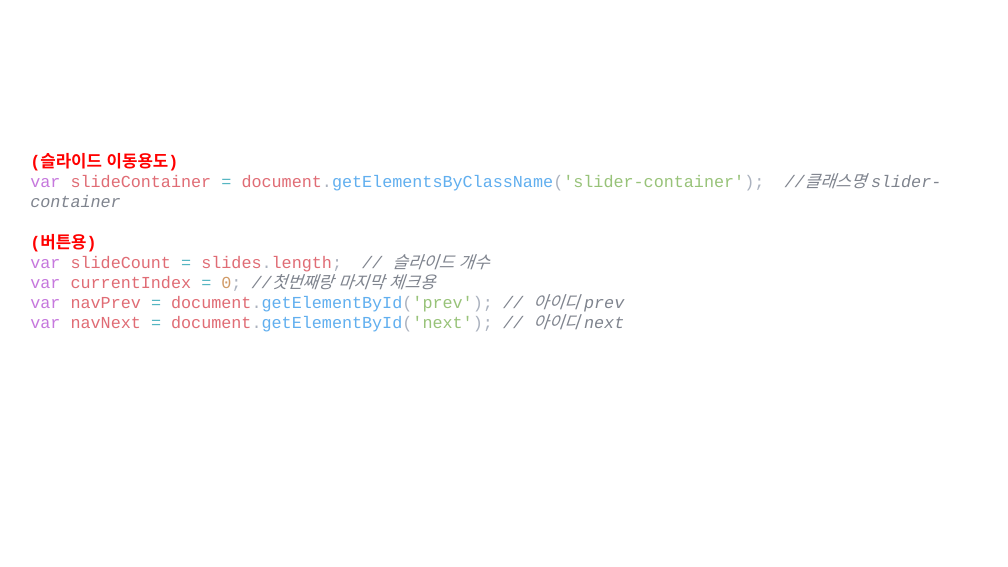
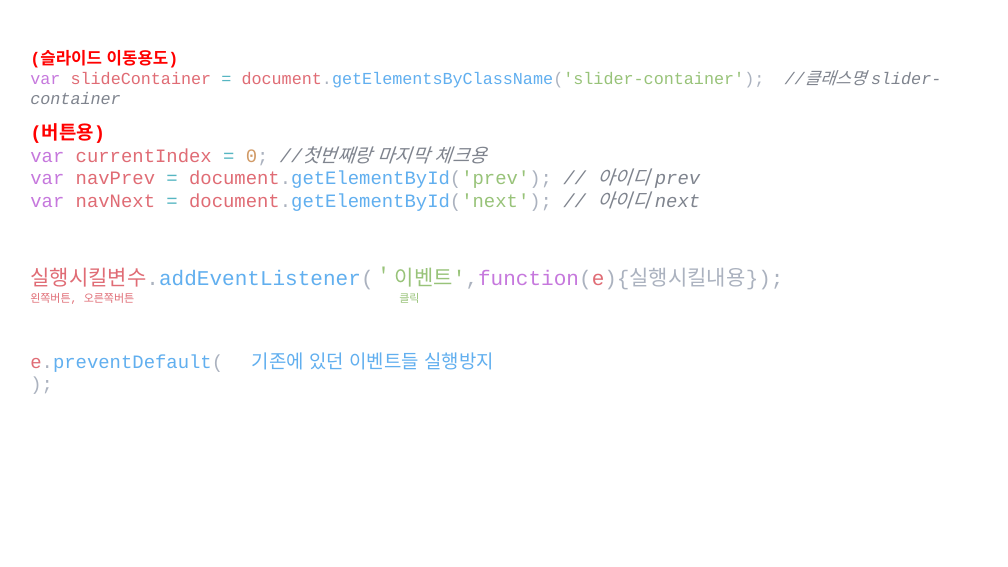
Before and after one commit to lsh58/Javascript, a slide deck: slide 2 of study/ex03_제작/추가내용.pptx (slide 1 before the commit). Drawn at 1008x567 pixels with LibreOffice and Linux fonts; fonts in the diff are those of the drawing. Boxes give left, top, right and bottom in pixels: in the first picture for what was removed or moved away, otherwise in the second. Text is boxed around its words. In the diff, an @@ line names an element or a change of style, - is before the commit and + after.

```diff
--- a/study/ex03_제작/추가내용.pptx
+++ b/study/ex03_제작/추가내용.pptx
@@ text "(슬라이드 이동용도)": place and size @@
-text "(슬라이드 이동용도)" at (30,153,765,332)
+text "(슬라이드 이동용도)" at (30,50,941,88)
@@ text added at (30,126,700,211), 18 pt, text #E06C75 @@
+(버튼용)
+var currentIndex = 0; //첫번째랑 마지막 체크용
+var navPrev = document.getElementById('prev'); // 아이디 prev
+var navNext = document.getElementById('next'); // 아이디 next
@@ text at (30,235,624,332): paragraphs removed @@
-(버튼용)
-var slideCount = slides.length; // 슬라이드 개수
-var currentIndex = 0; //첫번째랑 마지막 체크용
-var navPrev = document.getElementById('prev'); // 아이디 prev
-var navNext = document.getElementById('next'); // 아이디 next
@@ text added at (30,266,783,289), 20 pt, text #61AFEF @@
+실행시킬변수.addEventListener(＇이벤트',function(e){실행시킬내용});
@@ text added at (30,293,134,304), 10.5 pt, text #E06C75 @@
+왼쪽버튼, 오른쪽버튼
@@ text added at (399,293,419,303), 10.5 pt, text #98C379 @@
+클릭
@@ text added at (30,354,223,372), 18 pt, text #61AFEF @@
+e.preventDefault();
@@ text added at (252,352,494,370), 18 pt, text #61AFEF @@
+기존에 있던 이벤트들 실행방지
```
Also in this commit, not shown: 1 other slide changed, 6 slides added, 2 slides removed.
